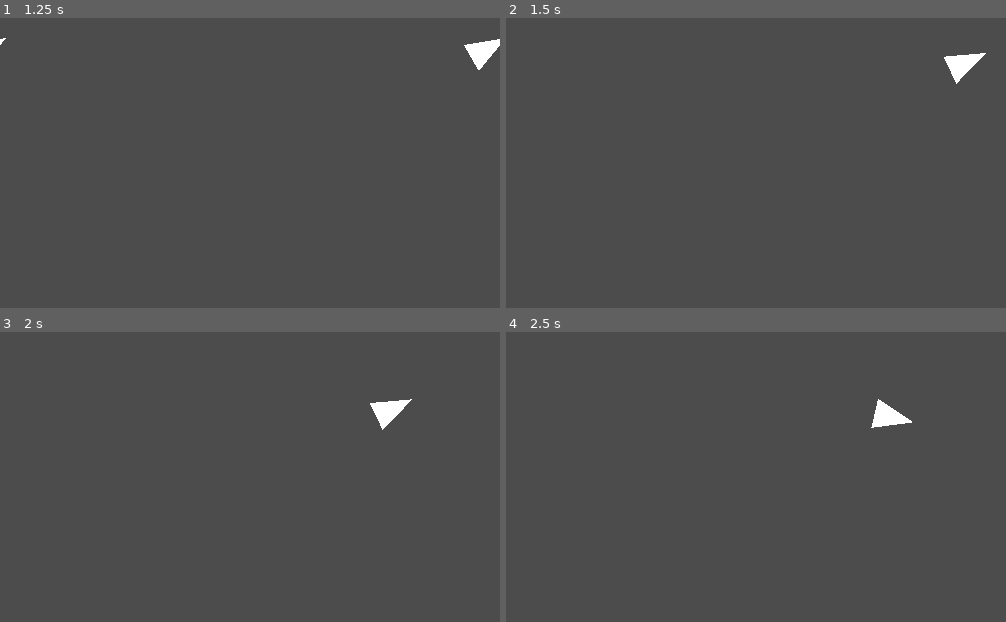
Above: before the commit, frames 1-4 (two rows, left to right).
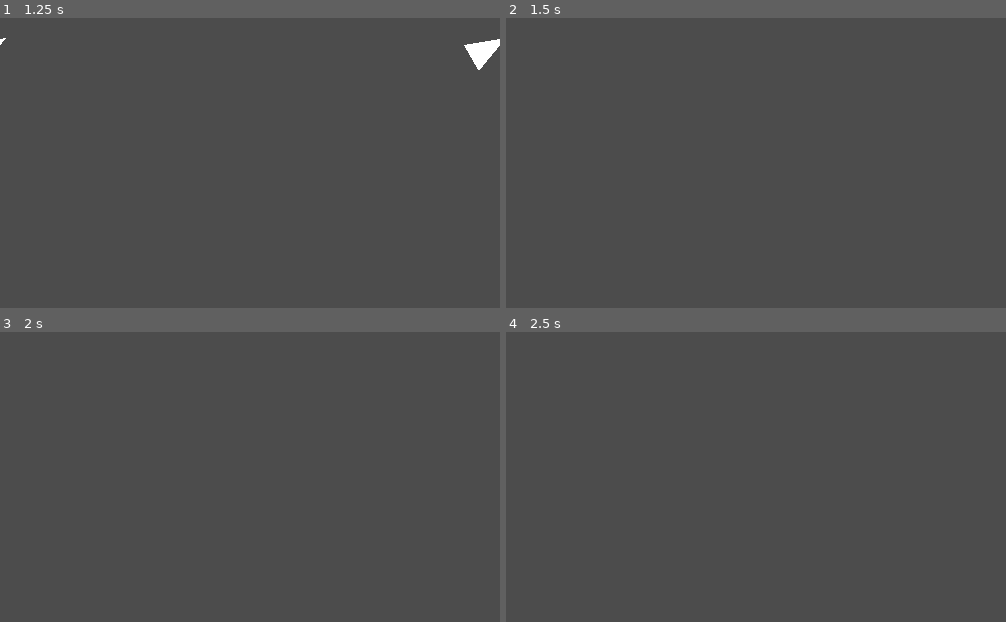
Above: after the commit, the same moments.

Repository: leddkire/godot-asteroids
Game: Godot game, scene res://Main.tscn
Two runs of this game, one before a commit and one after it. Both use one fixed random seed, a clock stepped at 60 frames per second and the inputs below.
Inputs:
- Up to frame 1 (1.25 s): tap Enter at 0.5 s; hold Right (move_right) from 0.53 s (still down)
- Up to frame 2 (1.5 s): release Right (move_right) at 1.28 s; hold Down (move_down) from 1.28 s (still down)
- Up to frame 3 (2 s): keep holding Down (move_down)
- Up to frame 4 (2.5 s): release Down (move_down) at 2.03 s; hold Right (move_right) from 2.03 s (still down)

Frame 1 is identical in both runs. In frame 2, 0.4% of the frame differs, in the area x 87-96%, y 12-23%; in frame 3, 0.4%; in frame 4, 0.4%.

Commit message:
Implement ship transition around screen
- It's still buggy, but horizontal screen wrapping seems to work

Diff:
--- a/ShipEdgePositionController/ShipEdgePositionController.gd
+++ b/ShipEdgePositionController/ShipEdgePositionController.gd
@@ -20,3 +20,27 @@
     if body.is_in_group(GroupConstants.DRIFTS):
         if side_exited == Edge_Side.OUTER:
             body.on_outer_edge_exited()
+        if side_exited == Edge_Side.INNER:
+            var ships : Array = self.get_tree().get_nodes_in_group(GroupConstants.SHIP)
+            ships.erase(body)
+            _reposition_ships_around(body,ships)
+
+func _reposition_ships_around(object,objects):
+    var screen_width = ProjectSettings.get_setting("display/window/size/width")
+    var screen_height = ProjectSettings.get_setting("display/window/size/height")
+    assert(objects.size() == 4)
+    var object_without_position = objects.pop_front()
+    object_without_position.position.x = object.position.x + screen_width
+    object_without_position.position.y = object.position.y
+
+    object_without_position = objects.pop_front()
+    object_without_position.position.x = object.position.x - screen_width
+    object_without_position.position.y = object.position.y
+
+    object_without_position = objects.pop_front()
+    object_without_position.position.x = object.position.x
+    object_without_position.position.y = object.position.y + screen_height
+
+    object_without_position = objects.pop_front()
+    object_without_position.position.x = object.position.x
+    object_without_position.position.y = object.position.y - screen_height
